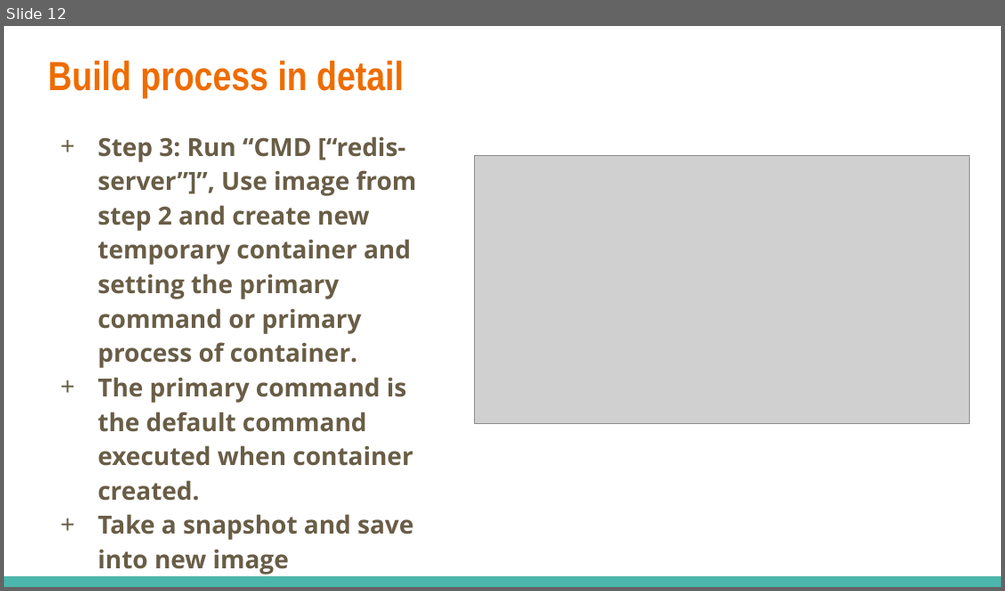
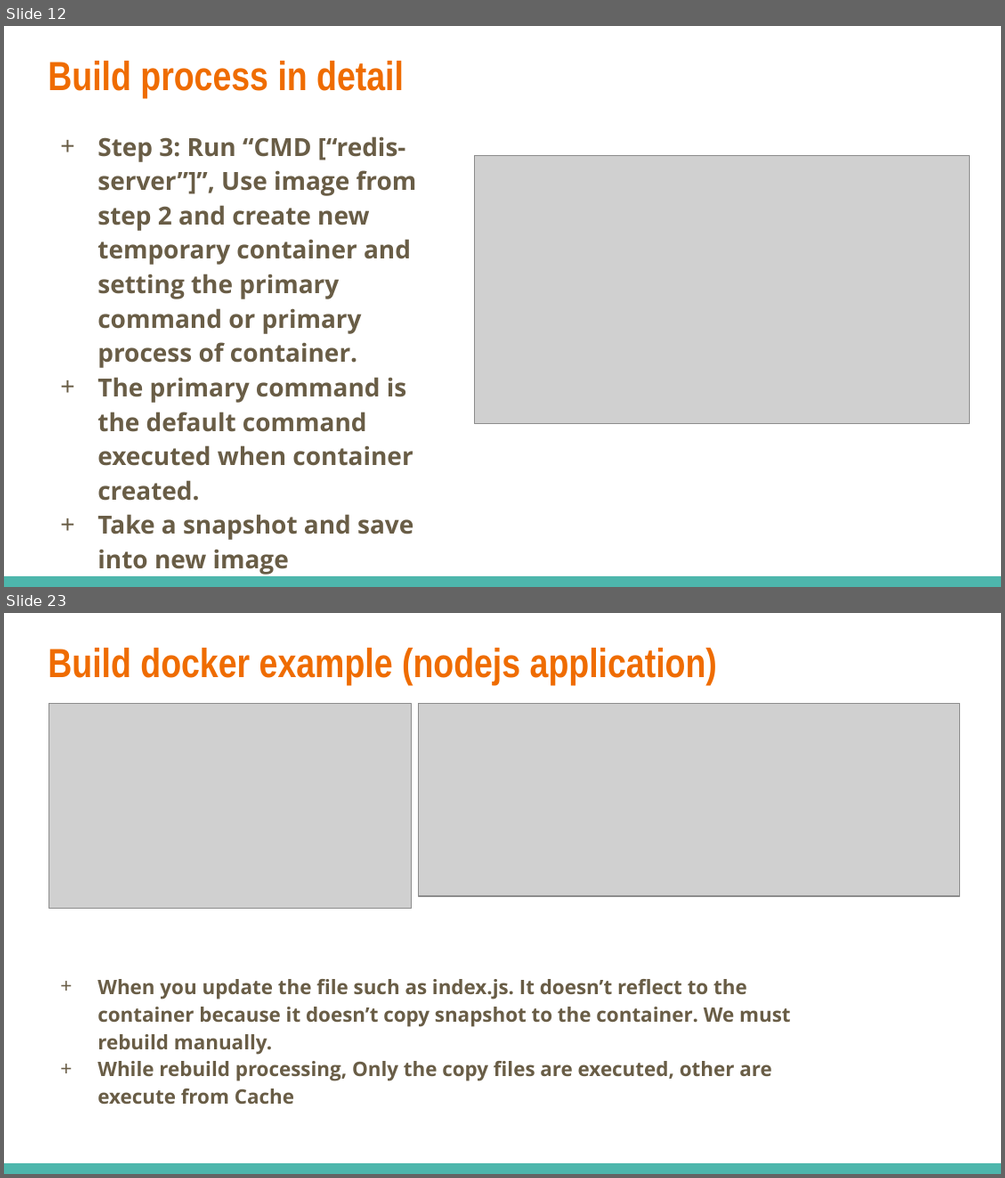
Before and after one commit to dinhhung09138/Learning-Example, a slide deck: Docker - 03 - Build a Custom Images Through Docker.pptx. Shown one above the other, each under a label of ours: slide 12 before the commit, slides 12 and 23 after it; the slides between them are not shown. The pictures are 1005x591 and 1005x1178 pixels, drawn with LibreOffice and Linux fonts; fonts in the diff are those of the drawing; grey boxes stand for pictures. Boxes give left, top, right and bottom in pixels: in the first picture for what was removed or moved away, otherwise in the second. Text is boxed around its words. In the diff, an @@ line names an element or a change of style, - is before the commit and + after.

Commit message:
Build docker example

```diff
--- a/Docker - 03 - Build a Custom Images Through Docker.pptx
+++ b/Docker - 03 - Build a Custom Images Through Docker.pptx
@@ slide 23 added at (4, 613, 1001, 1174), background #FFFFFF; not listed: 1 template element that a slide beside it also shows @@
@@ title added at (48, 648, 717, 685), 29.4 pt, text #EF6C00, bold @@
+Build docker example (nodejs application)
@@ picture added at (48, 704, 412, 908) @@
@@ picture added at (419, 704, 959, 896) @@
@@ text added at (97, 979, 791, 1103), 14.4 pt, text #695D46, bold @@
++ When you update the file such as index.js. It doesn’t reflect to the container because it doesn’t copy snapshot to the container. We must rebuild manually.
++ While rebuild processing, Only the copy files are executed, other are execute from Cache
```
Also in this commit, not shown: 1 slide changed, 13 other slides added, 3 other files.
